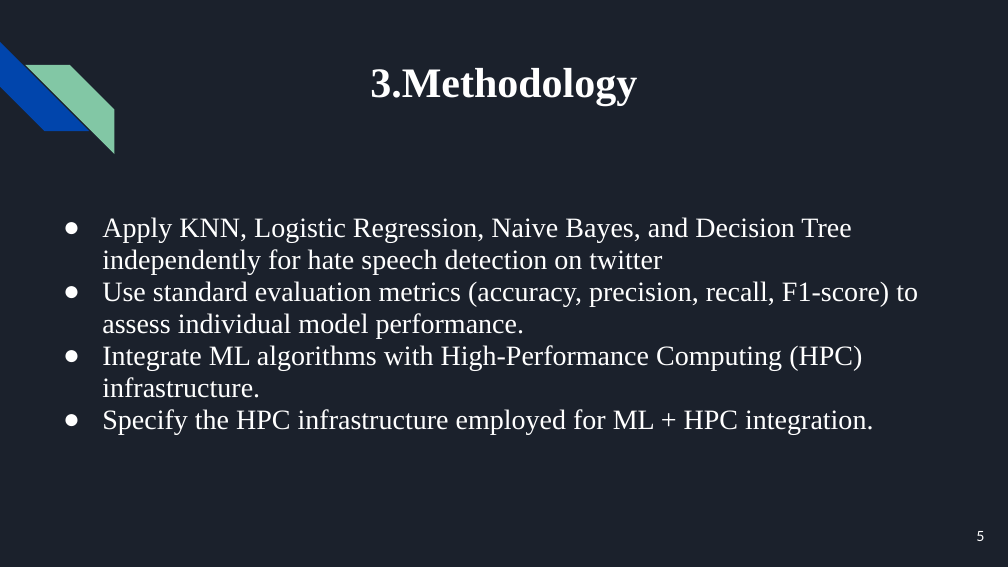
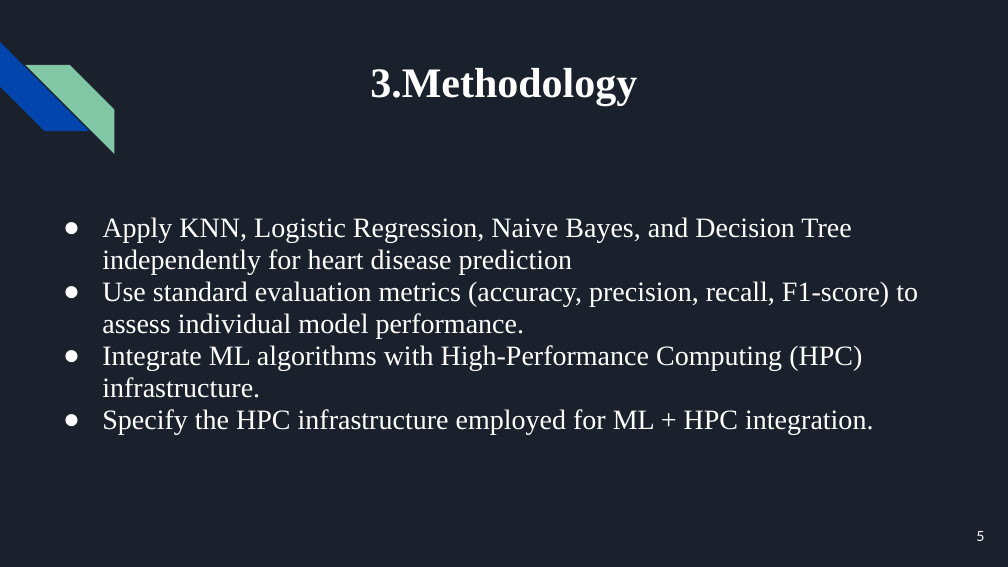
Before and after one commit to Frostarhaan/CSE449, a slide deck: slide 5 of Task 04/Task 4b/Task_4b.pptx. Drawn at 1008x567 pixels with LibreOffice and Linux fonts; fonts in the diff are those of the drawing. Boxes give left, top, right and bottom in pixels: in the first picture for what was removed or moved away, otherwise in the second. Text is boxed around its words. In the diff, an @@ line names an element or a change of style, - is before the commit and + after.

```diff
--- a/Task 04/Task 4b/Task_4b.pptx
+++ b/Task 04/Task 4b/Task_4b.pptx
@@ text at bbox=[102, 217, 851, 275]: text changed @@
-● Apply KNN, Logistic Regression, Naive Bayes, and Decision Tree independently for hate speech detection on twitter
+● Apply KNN, Logistic Regression, Naive Bayes, and Decision Tree independently for heart disease prediction
```
Also in this commit, not shown: 1 other slide changed.
